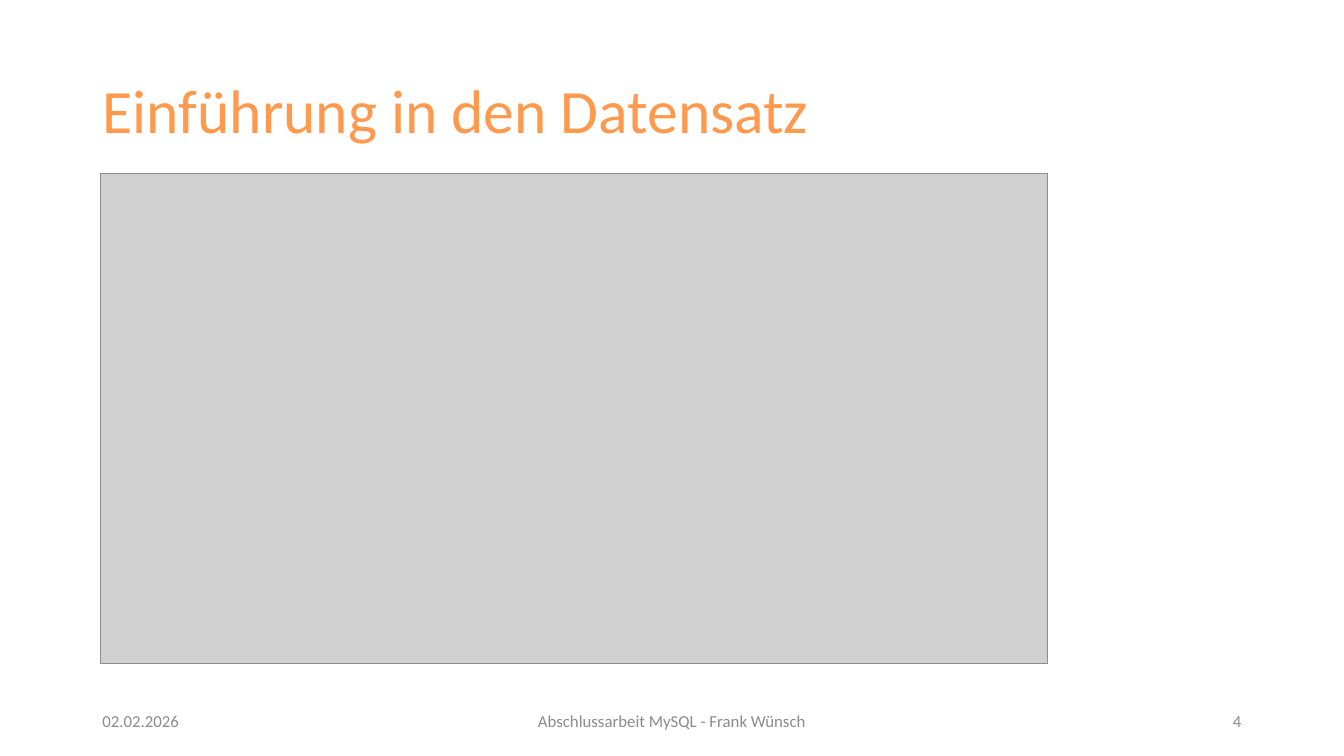
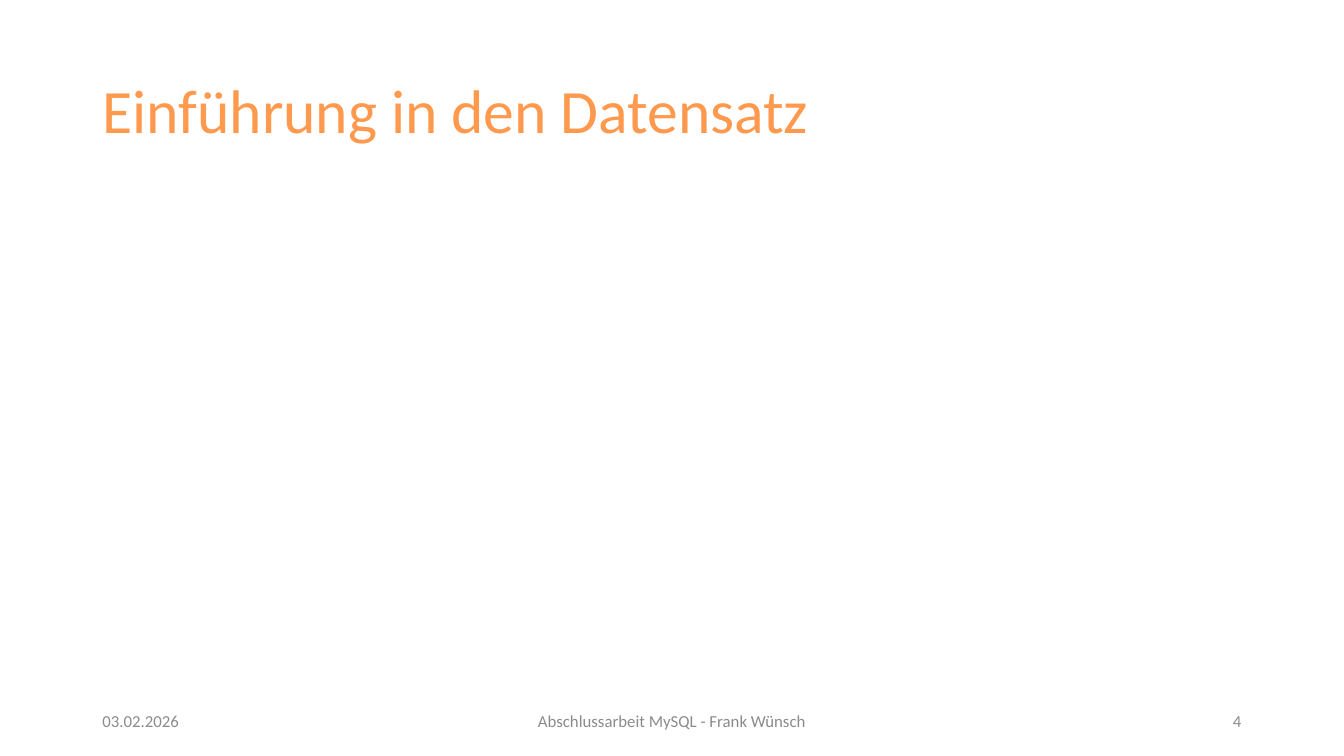
Before and after one commit to FrankWuensch/mysql_excam, a slide deck: slide 4 of Abschlusspräsentation_MySQL_Frank_Wünsch.pptx. Drawn at 1344x756 pixels with LibreOffice and Linux fonts; fonts in the diff are those of the drawing; grey boxes stand for pictures. Boxes give left, top, right and bottom in pixels: in the first picture for what was removed or moved away, otherwise in the second. Text is boxed around its words. In the diff, an @@ line names an element or a change of style, - is before the commit and + after.

Commit message:
change image

```diff
--- a/Abschlusspräsentation_MySQL_Frank_Wünsch.pptx
+++ b/Abschlusspräsentation_MySQL_Frank_Wünsch.pptx
@@ picture removed at [101, 173, 1049, 664] @@
@@ text at [102, 716, 178, 727]: text changed @@
-02.02.2026
+03.02.2026
```
Also in this commit, not shown: 7 other slides changed.
